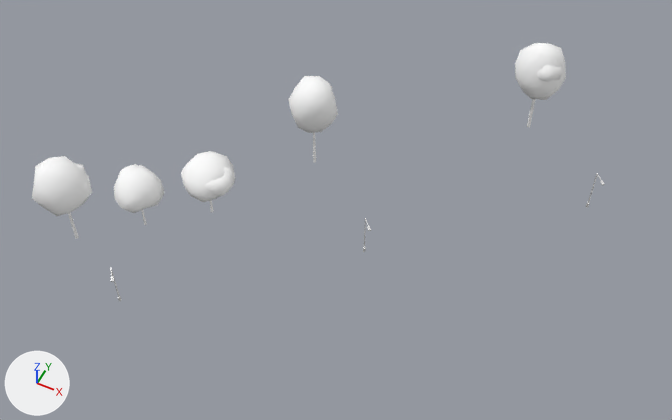
An edit to the glTF model cities/arlov-borggatan/pack/tiles/c15_16.glb, drawn before and after from the same camera.
Camera for both pictures: a camera (50 mm lens) standing at (961.5, 924.6, 89.1) and looking at (930.2, 987.2, 10.8). The lights are fixed; the arrows at lower left show +X, +Y and +Z. The older version comes first. Where no turn or scale is listed for an object, it has been applied to the vertices. Vertices at exactly the same position are counted once.

The first picture shows 'SM_Street_Furniture_15_16', 'SM_Trees_15_16'.
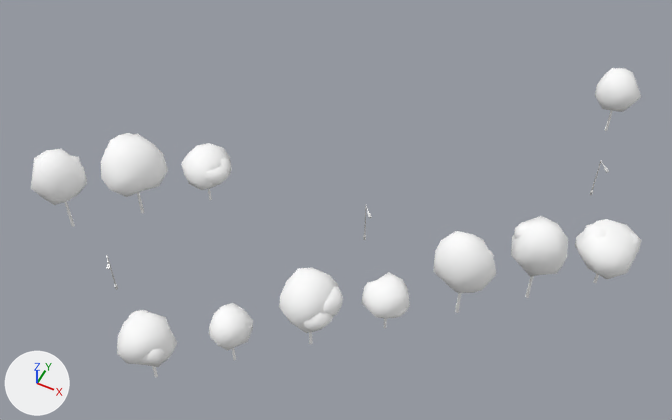
What differs and where, as boxes [x1, y1, x2, y2] in the pictures (672 x 420 px; the box of a moved part takes in the faces that stretch with it):
'SM_Trees_15_16', reshaped, moved, rescaled (14% wider, 57% taller): before [32, 43, 566, 239]; after [31, 68, 642, 377]
'SM_Street_Furniture_15_16', moved: before [110, 173, 605, 301]; after [106, 160, 609, 290]
part 1 of me_sm_trees_15_16, moved or reshaped: before [527, 99, 535, 127]; after [605, 111, 613, 131]
part 2 of me_sm_trees_15_16, moved or reshaped: before [210, 200, 214, 212]; after [152, 366, 158, 377]
part 3 of me_sm_trees_15_16, moved or reshaped: before [141, 210, 147, 225]; after [232, 348, 236, 361]
part 4 of me_sm_trees_15_16, moved or reshaped: before [313, 133, 316, 163]; after [309, 332, 313, 344]
part 5 of me_sm_trees_15_16, moved or reshaped: before [68, 213, 79, 239]; after [384, 319, 387, 328]
part 6 of me_sm_trees_15_16, added: after [455, 293, 462, 313]
part 7 of me_sm_trees_15_16, added: after [525, 276, 534, 298]
part 8 of me_sm_trees_15_16, added: after [137, 192, 144, 214]
part 9 of me_sm_trees_15_16, moved or reshaped: before [32, 156, 92, 216]; after [31, 149, 87, 205]
part 10 of me_sm_trees_15_16, moved or reshaped (mostly hidden): before [75, 163, 87, 175]; after [72, 156, 83, 167]
part 11 of me_sm_trees_15_16, moved or reshaped: before [114, 165, 165, 213]; after [101, 134, 168, 197]
part 12 of me_sm_trees_15_16, moved or reshaped (mostly hidden): before [118, 164, 138, 177]; after [106, 133, 133, 149]
part 13 of me_sm_trees_15_16, moved or reshaped: before [181, 151, 236, 202]; after [181, 143, 232, 190]
part 14 of me_sm_trees_15_16, moved or reshaped: before [223, 167, 235, 178]; after [220, 158, 231, 167]
part 15 of me_sm_trees_15_16, moved or reshaped: before [204, 172, 234, 197]; after [203, 162, 231, 185]
part 16 of me_sm_trees_15_16, deleted: before [537, 65, 563, 82]
part 17 of me_sm_trees_15_16, deleted: before [288, 76, 338, 133]
part 18 of me_sm_trees_15_16, added: after [117, 216, 642, 367]
part 19 of me_sm_trees_15_16, reshaped: before [515, 43, 566, 100]; after [595, 68, 641, 112]

Diff of the bpy script that builds the scene:
```diff
--- a/cities/arlov-borggatan/pack/tiles/c15_16.glb.py
+++ b/cities/arlov-borggatan/pack/tiles/c15_16.glb.py
@@ me_sm_trees_15_16 @@
 # used by ob_sm_trees_15_16; location = (923.25, 995.32, 11.77); scale = (24.3, 24.3, 24.3)
-me_sm_trees_15_16.from_pydata(...)  # 690 vertices, 1260 faces; spans x -0.98..0.98, y -1.0..1.0, z -0.28..0.28
+me_sm_trees_15_16.from_pydata(...)  # 1518 vertices, 2772 faces; spans x -1.0..1.0, y -0.99..0.99, z -0.2..0.2
+# me_sm_trees_15_16 part 1: the loose piece of 12 vertices spanning x 0.84..0.86, y 0.86..0.87, z -0.28..-0.04 is scaled about its middle by (0.578, 0.576, 0.552), then moved by (-0.13, 0.04, 0.02)
+# me_sm_trees_15_16 part 2: the loose piece of 12 vertices spanning x -0.35..-0.33, y -0.45..-0.43, z -0.26..-0.11 is scaled about its middle by (0.751, 0.755, 0.837), then moved by (0.09, -0.46, 0.07)
+# me_sm_trees_15_16 part 3: the loose piece of 12 vertices spanning x -0.59..-0.58, y -0.66..-0.65, z -0.26..-0.11 is scaled about its middle by (0.802, 0.804, 0.735), then moved by (0.53, -0.07, 0.06)
+# me_sm_trees_15_16 part 4: the loose piece of 12 vertices spanning x -0.06..-0.04, y 0.09..0.11, z -0.27..-0.03 is scaled about its middle by (0.758, 0.753, 0.629), then moved by (0.18, -0.66, 0.04)
+# me_sm_trees_15_16 part 5: the loose piece of 12 vertices spanning x -0.84..-0.83, y -0.88..-0.87, z -0.26..-0.04 is scaled about its middle by (0.6, 0.597, 0.469), then moved by (1.16, 0.48, 0.02)
+# me_sm_trees_15_16 part 6: the loose piece of 12 vertices spanning x -0.35..-0.33, y -0.45..-0.43, z -0.26..-0.11 is copied, and the copy is moved by (0.86, 0.22, 0.08); it spans x 0.51..0.52, y -0.23..-0.22, z -0.18..-0.02
+# me_sm_trees_15_16 part 7: the loose piece of 12 vertices spanning x -0.35..-0.33, y -0.45..-0.43, z -0.26..-0.11 is copied, and the copy is moved by (1.05, 0.38, 0.08); it spans x 0.7..0.71, y -0.06..-0.05, z -0.18..-0.02
+# me_sm_trees_15_16 part 8: the loose piece of 12 vertices spanning x -0.59..-0.58, y -0.66..-0.65, z -0.26..-0.11 is copied, and the copy is moved by (-0.11, 0.33, 0.07); it spans x -0.71..-0.69, y -0.33..-0.32, z -0.19..-0.04
+# me_sm_trees_15_16 part 9: the loose piece of 42 vertices spanning x -0.96..-0.69, y -1.0..-0.74, z -0.06..0.26 is scaled about its middle by 0.718, then moved by (-0.06, 0.38, -0.03)
+# me_sm_trees_15_16 part 10: the loose piece of 42 vertices spanning x -0.86..-0.74, y -0.87..-0.75, z 0.09..0.18 is scaled about its middle by 0.718, then moved by (-0.07, 0.36, -0.04)
+# me_sm_trees_15_16 part 11: the loose piece of 42 vertices spanning x -0.71..-0.47, y -0.79..-0.54, z -0.11..0.09 is moved by (-0.11, 0.33, 0.07)
+# me_sm_trees_15_16 part 12: the loose piece of 42 vertices spanning x -0.71..-0.56, y -0.69..-0.55, z -0.05..0.07 is moved by (-0.11, 0.33, 0.07)
+# me_sm_trees_15_16 part 13: the loose piece of 42 vertices spanning x -0.47..-0.22, y -0.56..-0.32, z -0.12..0.08 is scaled about its middle by 0.709, then moved by (-0.17, 0.29, 0.0)
+# me_sm_trees_15_16 part 14: the loose piece of 42 vertices spanning x -0.35..-0.2, y -0.51..-0.36, z -0.05..0.07 is scaled about its middle by 0.709, then moved by (-0.19, 0.28, -0.01)
+# me_sm_trees_15_16 part 15: the loose piece of 42 vertices spanning x -0.35..-0.2, y -0.53..-0.38, z -0.06..0.06 is scaled about its middle by 0.709, then moved by (-0.19, 0.29, 0.0)
+# me_sm_trees_15_16 part 16: the loose piece of 42 vertices spanning x 0.82..0.97, y 0.75..0.91, z 0.09..0.22 is deleted
+# me_sm_trees_15_16 part 17: the loose piece of 42 vertices spanning x -0.17..0.08, y -0.03..0.22, z -0.04..0.27 is deleted
+# me_sm_trees_15_16 part 18: 882 vertices added at x -0.34..1.0, y -0.99..0.23, z -0.09..0.2
+# me_sm_trees_15_16 part 19: 42 vertices removed from x 0.72..0.98, y 0.73..1.0, z -0.05..0.28; 126 vertices added at x 0.64..0.81, y 0.81..0.99, z -0.07..0.09
+# other edits to the shape of me_sm_trees_15_16 do not show in these pictures
 me_sm_trees_15_16.materials.append(mat_m_bark_wood)
@@ ob_sm_street_furniture_15_16 @@
 ob_sm_street_furniture_15_16 = bpy.data.objects.new('SM_Street_Furniture_15_16', me_sm_street_furniture_15_16)
-ob_sm_street_furniture_15_16.location = (934.47, 986.49, 8.41)
+ob_sm_street_furniture_15_16.location = (934.47, 986.49, 10.55)
@@ ob_sm_trees_15_16 @@
 ob_sm_trees_15_16 = bpy.data.objects.new('SM_Trees_15_16', me_sm_trees_15_16)
-ob_sm_trees_15_16.location = (923.25, 995.32, 11.77)
-ob_sm_trees_15_16.scale = (24.3, 24.3, 24.3)
+ob_sm_trees_15_16.location = (930.89, 989.43, 13.45)
+ob_sm_trees_15_16.scale = (31.3, 31.3, 31.3)
```
